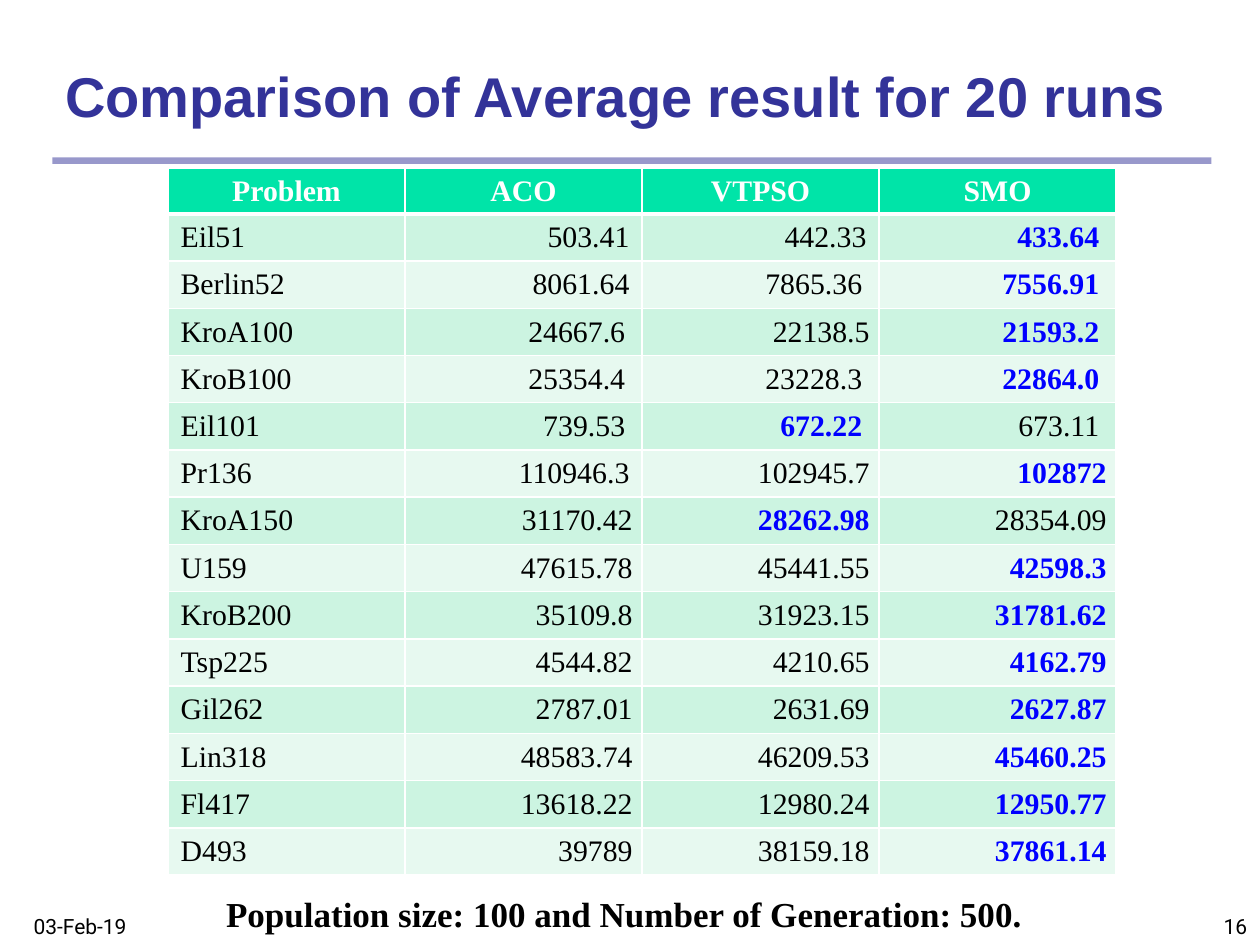
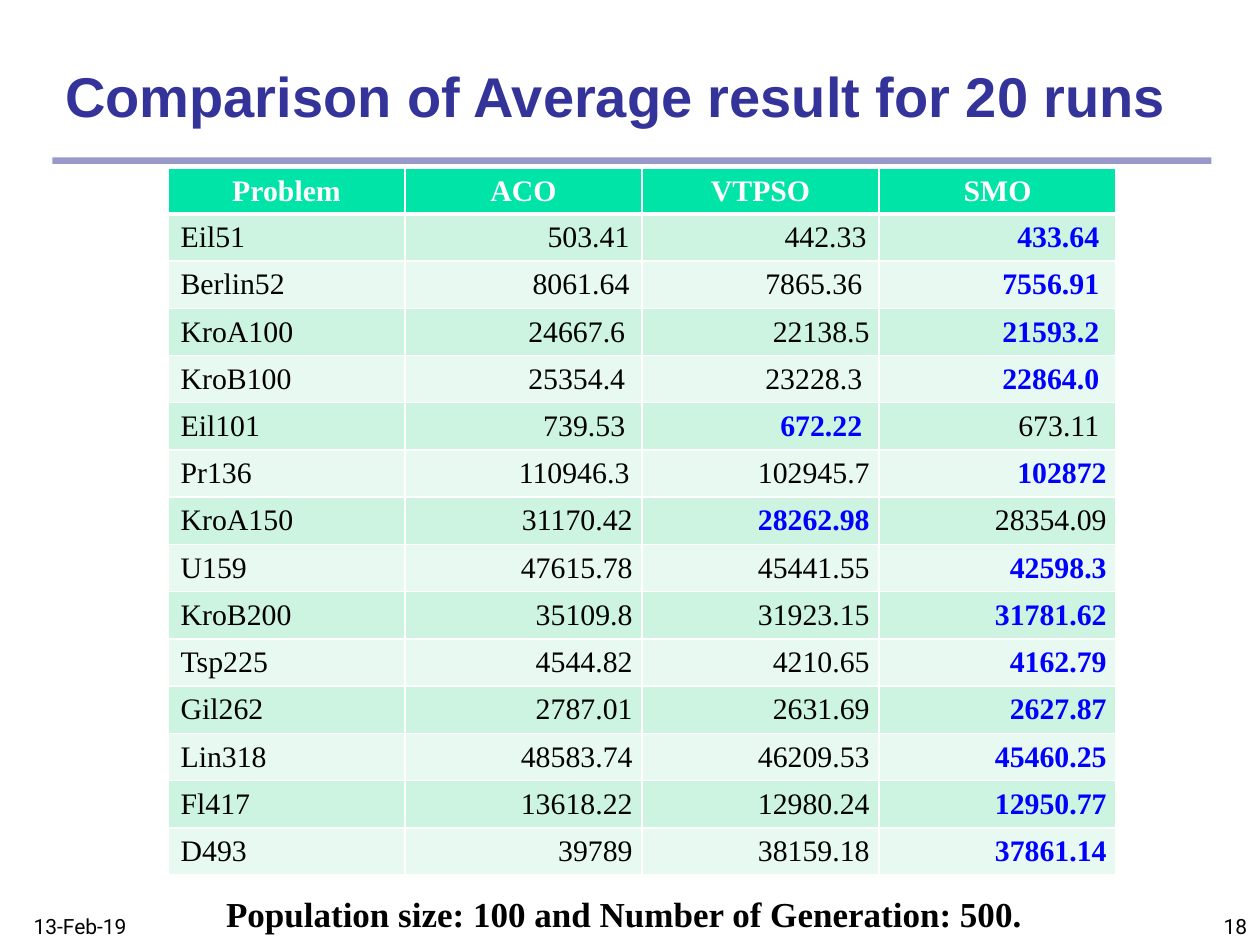
Before and after one commit to SafialIslam302/Thesis---Modified-SMO-to-Solve-TSP, a slide deck: slide 18 of 1407041 - Modified SMO to Solve TSP.pptx (slide 16 before the commit). Drawn at 1260x945 pixels with LibreOffice and Linux fonts; fonts in the diff are those of the drawing. Boxes give left, top, right and bottom in pixels: in the first picture for what was removed or moved away, otherwise in the second. Text is boxed around its words. In the diff, an @@ line names an element or a change of style, - is before the commit and + after.

```diff
--- a/1407041 - Modified SMO to Solve TSP.pptx
+++ b/1407041 - Modified SMO to Solve TSP.pptx
@@ text at (x1=34, y1=918, x2=127, y2=935): text changed @@
-03-Feb-19
+13-Feb-19
@@ page number at (x1=1224, y1=919, x2=1248, y2=935): text changed @@
-16
+18
```
Also in this commit, not shown: 17 other slides changed, 4 slides added, 1 other file.
